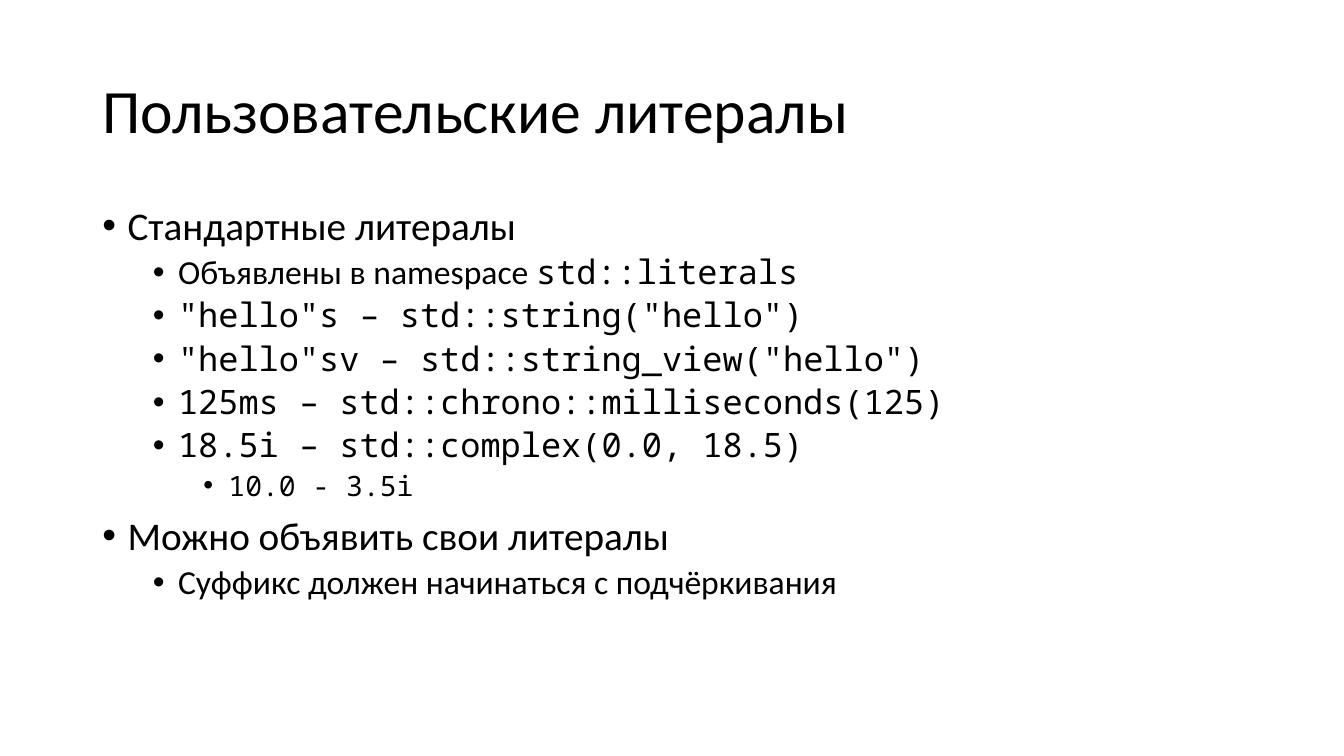
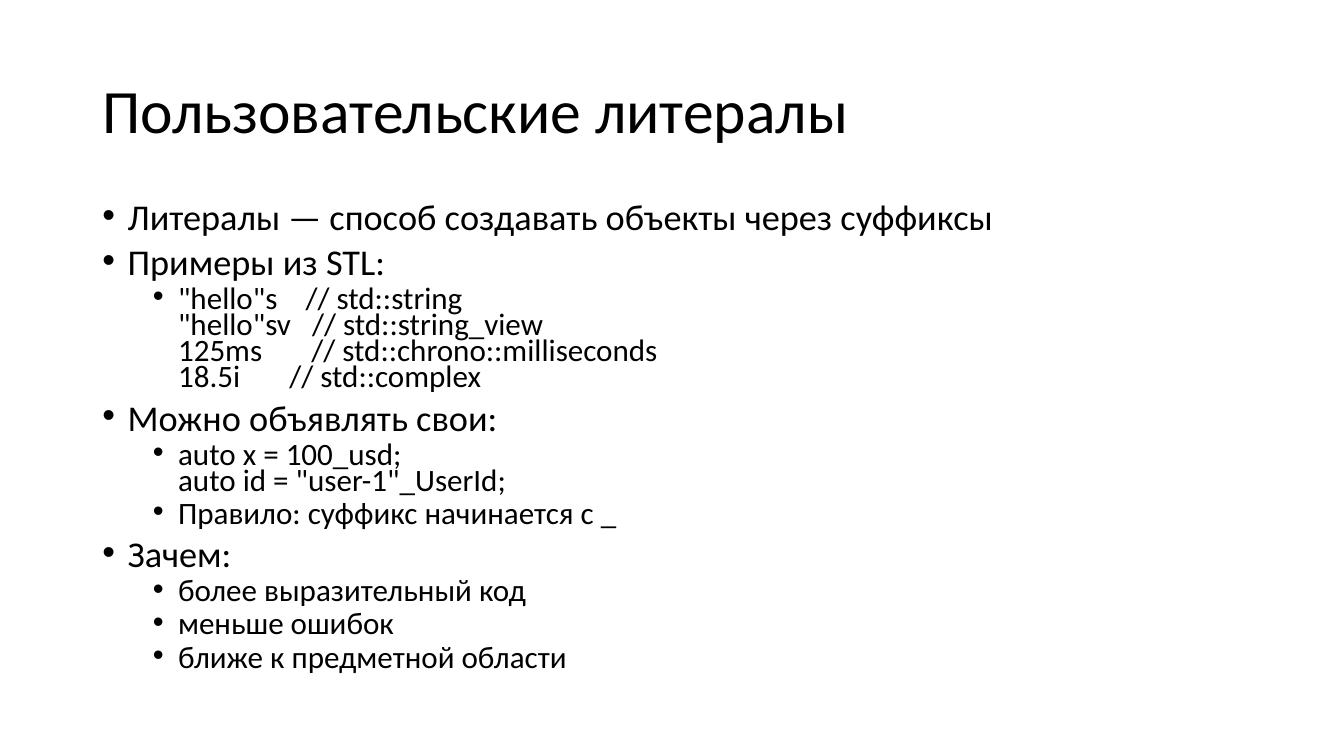
Before and after one commit to alexey-malov/oop, a slide deck: slide 47 of lectures/04/Дружественные функции и классы. Перегрузка операций.pptx (slide 56 before the commit). Drawn at 1344x756 pixels with LibreOffice and Linux fonts; fonts in the diff are those of the drawing. Boxes give left, top, right and bottom in pixels: in the first picture for what was removed or moved away, otherwise in the second. Text is boxed around its words. In the diff, an @@ line names an element or a change of style, - is before the commit and + after.

```diff
--- a/lectures/04/Дружественные функции и классы. Перегрузка операций.pptx
+++ b/lectures/04/Дружественные функции и классы. Перегрузка операций.pptx
@@ text at bbox=[128, 205, 992, 673]: text changed; size 24 to 22.2 pt; font Noto Sans Mono to Calibri @@
-• Стандартные литералы
-  • Объявлены в namespace std::literals
-  • "hello"s – std::string("hello")
-  • "hello"sv – std::string_view("hello")
-  • 125ms – std::chrono::milliseconds(125)
-  • 18.5i – std::complex(0.0, 18.5)
-    • 10.0 - 3.5i
-• Можно объявить свои литералы
-  • Суффикс должен начинаться с подчёркивания
+• Литералы — способ создавать объекты через суффиксы
+• Примеры из STL:
+  • "hello"s // std::string
+    "hello"sv // std::string_view
+    125ms // std::chrono::milliseconds
+    18.5i // std::complex
+• Можно объявлять свои:
+  • auto x = 100_usd;
+    auto id = "user-1"_UserId;
+  • Правило: суффикс начинается с _
+• Зачем:
+  • более выразительный код
+  • меньше ошибок
+  • ближе к предметной области
```
Also in this commit, not shown: 15 other slides changed, 8 slides added, 19 slides removed, 1 other file.
